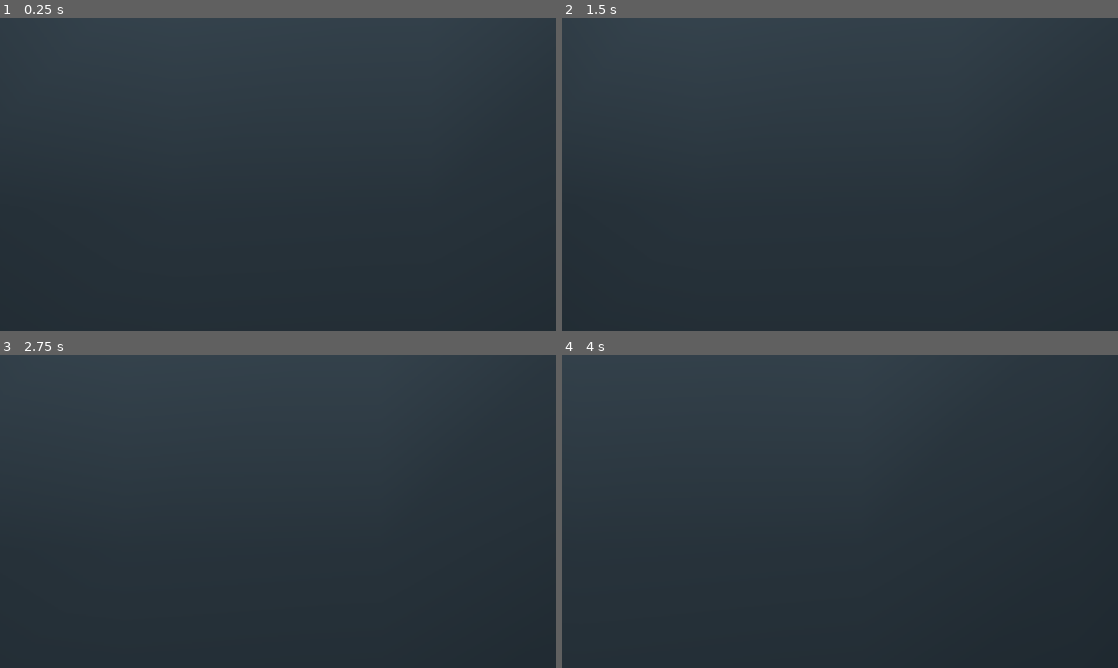
Above: before the commit, frames 1-4 (two rows, left to right).
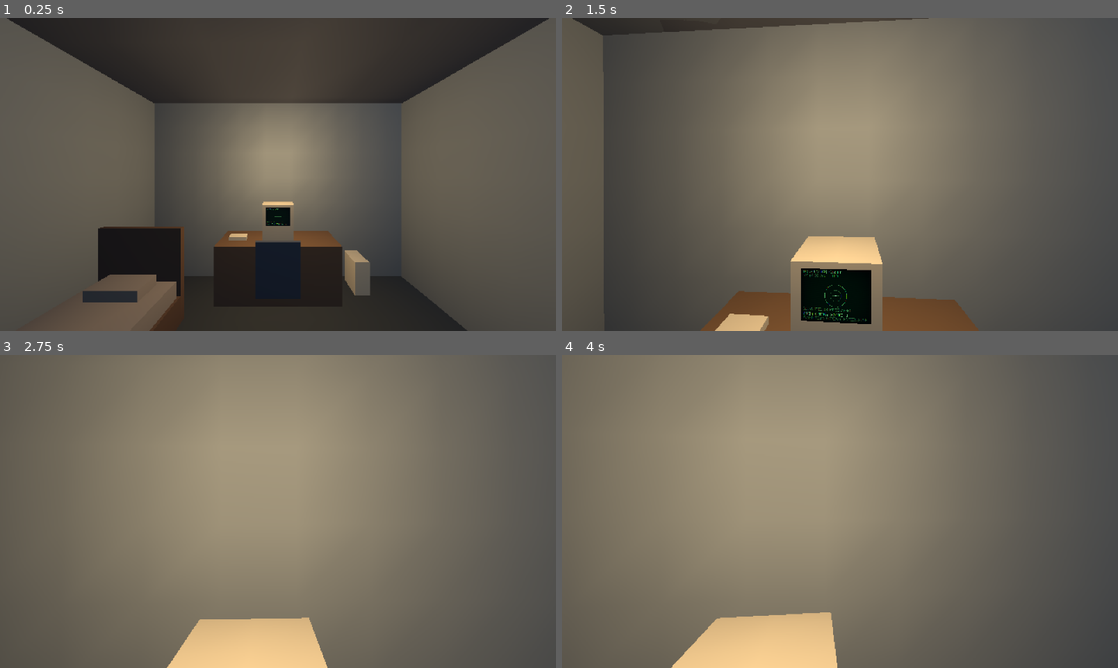
Above: after the commit, the same moments.

Repository: fcport/astrochills-gd-3d
Game: Godot game, scene res://main.tscn
The game is run twice, just before and just after one commit, with the same random seed, the same clock (stepped at 60 frames per second) and the same inputs.
Inputs (mouse positions are in pixels of both pictures, inside the frame that each line leads up to):
- Up to frame 1 (0.25 s): no input
- Up to frame 2 (1.5 s): tap Enter (imaging_start) at 0.5 s; move the mouse to (867, 174) at 0.52 s; hold Left (imaging_dec) 0.53-1.28 s; hold W (move_forward) from 0.53 s (still down); click (867, 174) at 0.67 s; move the mouse to (812, 174) at 1.27 s; tap Right (imaging_inc) at 1.35 s
- Up to frame 3 (2.75 s): keep holding W (move_forward); move the mouse to (289, 505) at 2.02 s; hold Down (imaging_next) from 2.03 s (still down)
- Up to frame 4 (4 s): keep holding W (move_forward); move the mouse to (834, 517) at 2.77 s; release Down (imaging_next) at 2.78 s; tap Up (imaging_prev) at 2.85 s; click (834, 517) at 2.92 s; tap Enter (imaging_start) at 3.5 s; move the mouse to (878, 514) at 3.52 s; hold Enter (imaging_start) from 3.53 s (still down)

The runs differ from the first frame. In frame 1, 84% of the frame differs, in the area x 0-100%, y 0-100%; in frame 2, 97%; in frame 3, 100%; in frame 4, 100%.

Commit message:
La cucina torna al suo posto, e il cielo si vede davvero
Tre azioni dovute della storia 3.1, chiuse guardando e misurando. La sessione che
l'ha scritta si e' fermata su «nessun binario Godot nell'ambiente» e ha consegnato
2.131 righe di scene validate solo staticamente: gli ExtResource risolvevano, i
load_steps tornavano, i nomi non collidevano. Tutte cose vere, e nessuna delle tre
che seguono.

LA CUCINA ERA DENTRO LA STANZA COMPUTER. La trasformata ruotava nel verso opposto:
mandava la x locale in +z e la z locale in -x, e la stanza finiva a x∈[-1.05, 2.25],
z∈[-2.58, 0.58] — sovrapposta quasi per intero alla stanza computer, con la propria
parete est che la tagliava in due fra il letto e la scrivania. Il commento sopra la
riga dichiarava gia' la scatola giusta: la geometria non ci arrivava.

  prima   x -1.05.. 2.25   z -2.58.. 0.58
  dopo    x  2.00.. 5.30   z -5.80..-2.65

Il verso giusto e' uno solo, e si legge dalle stanze: la cucina non ha parete ovest
(il varco e' tutta la parete locale -x, larga 3 m) e l'atrio non ha parete nord (il
buco e' largo 3 m). Combaciano se la x locale va in -z. Verificato camminando: da
fuori si entra dalla porta sud, si attraversa l'atrio e ci si ferma al piano della
cucina, senza barriere. Il tetto esterno, che si fermava dove finiva il nulla, la
segue.

IL CHIME ORA TACE DA FUORI, e la distanza non poteva farlo. Misurato: appena fuori
la porta si e' a 6,45 m dal suono e dietro l'edificio a 6,16, mentre il centro
della cupola sta a 7,81 e deve restare udibile. Nasce `world/indoors_volume.gd`: UN
volume che copre l'edificio, e il chime suona solo se il giocatore e' dentro. La
3.1 prescriveva il contrario — un'area che rileva chi e' FUORI — ma «fuori» e' tutto
il resto del mondo, e servirebbe una forma col buco dell'edificio dentro. Provato su
otto posizioni: otto giuste. Se il volume manca, il ripiego e' «dentro», cioe' il
suono si sente: un volume dimenticato non deve poter far sparire un suono in
silenzio.

LA NEBBIA SI MANGIAVA IL CIELO. `fog_sky_affect` vale 1.0 di default: la nebbia
sostituisce interamente il cielo. Cambiando i colori del cielo il pixel in alto non
si muoveva di un millesimo, perche' quello era il colore della nebbia. La fessura
della cupola mostrava nebbia — piu' chiara del cielo, piu' scura del tetto — quindi
si leggeva come una fascia SCURA: un'apertura che sembrava un'ombra. Con
`fog_sky_affect = 0.2` e i colori alzati finche' non hanno letto, la fessura e'
cielo e l'edificio si stacca dal fondo guardandolo dal prato. Interni invariati:
0.217 la stanza computer prima e dopo.

Cancello verde. Il banco della 3.2, che nessuno aveva potuto eseguire, gira pulito.

Diff:
--- /dev/null
+++ b/world/indoors_volume.gd
@@ -0,0 +1,47 @@
+## Il volume dell'EDIFICIO: dice se il giocatore è dentro o fuori.
+##
+## NASCE PER UNA CLAUSOLA CHE LA DISTANZA NON POTEVA SODDISFARE. La storia 3.1
+## chiede che il suono di fine sequenza sia ovattato dalla cucina, appena
+## percettibile dalla cupola e INUDIBILE da fuori. Ma il punto appena fuori la
+## porta sud sta a ~6,0 m dal chime e il centro della cupola a ~7,7: fuori è più
+## VICINO di un posto che deve restare udibile, e nessuna curva di attenuazione
+## può distinguerli. Serve sapere DOVE si è, non quanto si è lontani.
+##
+## PERCHÉ AL CONTRARIO DI COME SEMBRA NATURALE. La 3.1 prescriveva «un Area3D che
+## rileva il giocatore FUORI e ammutolisce il chime». Ma «fuori» è tutto il resto
+## del mondo: servirebbe un volume con dentro il buco dell'edificio, e una forma
+## convessa non lo sa fare — si finirebbe a incollare quattro o cinque scatole
+## intorno alla casa, ognuna da riallineare a ogni stanza nuova. Il volume
+## dell'EDIFICIO invece è UNA scatola, e la si legge dalle misure delle stanze.
+##
+## E IL RIPIEGO CADE DALLA PARTE GIUSTA. Se questo nodo manca, o se il giocatore
+## non si trova, chi interroga ottiene «dentro» — cioè il suono si sente, cioè
+## il comportamento che la 2.3 aveva prima che questa storia esistesse. Un volume
+## dimenticato non fa sparire un suono in silenzio.
+class_name IndoorsVolume
+extends Area3D
+
+## Chi ha bisogno del volume lo trova per GRUPPO, mai per percorso di nodo: stessa
+## regola del monitor e del letto, e per la stessa ragione.
+const GROUP := &"indoors"
+
+
+func _ready() -> void:
+	add_to_group(GROUP)
+	# SOLO IL GIOCATORE. Senza la maschera l'area si sveglierebbe per ogni parete e
+	# ogni mobile che la attraversano — sono tutti `StaticBody3D` sul layer del
+	# mondo — e `overlaps_body()` direbbe «c'è qualcuno dentro» sempre.
+	collision_mask = Interactable.LAYER_PLAYER
+	# L'area non deve essere TROVATA da nessuno: non è un bersaglio, è una domanda.
+	collision_layer = 0
+	monitoring = true
+
+
+## Il volume della scena, o `null` se non ce n'è.
+static func find_in(tree: SceneTree) -> IndoorsVolume:
+	return tree.get_first_node_in_group(GROUP) as IndoorsVolume
+
+
+## Vero se quel corpo è dentro l'edificio.
+func holds(body: Node3D) -> bool:
+	return body != null and overlaps_body(body)
--- a/world/observatory.tscn
+++ b/world/observatory.tscn
@@ -44,6 +44,7 @@
 [ext_resource type="PackedScene" path="res://world/rooms/dome.tscn" id="7_dome"]
 [ext_resource type="PackedScene" path="res://world/rooms/exterior.tscn" id="8_exterior"]
 [ext_resource type="Shader" path="res://world/shaders/ps1.gdshader" id="9_ps1"]
+[ext_resource type="Script" path="res://world/indoors_volume.gd" id="10_indoors"]
 
 ; UN SOLO WorldEnvironment, condiviso dentro e fuori (invariante di architettura).
 ;
@@ -63,13 +64,31 @@
 ;
 ; Tarato guardando DA DENTRO E DA FUORI, non stimato: se un giorno stona, si ritocca
 ; densita' e colore qui, in un punto solo.
+[sub_resource type="BoxShape3D" id="ShapeIndoors"]
+size = Vector3(12.21, 3.0, 8.45)
+
+; IL CIELO E LA NEBBIA, tarati GUARDANDO il 2026-08-24 — non stimati, che è ciò
+; che l'AC della 3.1 chiedeva e che la sessione senza Godot non poteva fare.
+;
+; `fog_sky_affect = 0.2`, E QUESTA RIGA È LA CORREZIONE. Il valore di default e'
+; 1.0: la nebbia sostituisce INTERAMENTE il cielo, che a quel punto non conta più
+; niente. Misurato: col cielo vecchio il pixel in alto valeva (0.122, 0.149, 0.216)
+; e cambiando i colori del cielo non si muoveva di un millesimo — perche' quello
+; era il colore della NEBBIA, non del cielo. La fessura della cupola mostrava
+; nebbia, e siccome la nebbia è più chiara del cielo ma più scura del tetto, la
+; fessura si leggeva come una fascia SCURA: un'apertura che sembrava un'ombra.
+;
+; I colori del cielo sono poi saliti finche' la fessura non ha letto come cielo e
+; l'edificio non si è staccato dal fondo guardandolo dal prato. Interni invariati
+; (`ambient_light_source = 2` prende il colore, non il cielo): misurati prima e
+; dopo, 0.217 la stanza computer, 0.210 la cucina.
 [sub_resource type="ProceduralSkyMaterial" id="SkyNight"]
-sky_top_color = Color(0.02, 0.03, 0.06, 1)
-sky_horizon_color = Color(0.05, 0.07, 0.1, 1)
+sky_top_color = Color(0.16, 0.22, 0.42, 1)
+sky_horizon_color = Color(0.20, 0.26, 0.44, 1)
 sky_curve = 0.15
 ground_bottom_color = Color(0.02, 0.025, 0.03, 1)
 ground_horizon_color = Color(0.04, 0.05, 0.07, 1)
-energy_multiplier = 0.6
+energy_multiplier = 1.0
 
 [sub_resource type="Sky" id="SkyObs"]
 sky_material = SubResource("SkyNight")
@@ -84,6 +103,7 @@
 fog_light_color = Color(0.16, 0.2, 0.28, 1)
 fog_light_energy = 0.6
 fog_density = 0.035
+fog_sky_affect = 0.2
 
 ; --- Materiali dell'atrio (condivisi, come nella stanza computer) ---
 [sub_resource type="ShaderMaterial" id="MatFloorA"]
@@ -250,11 +270,30 @@
 light_energy = 0.8
 omni_range = 6.0
 
-; --- Le stanze istanziate ---
-; Cucina: a nord dell'atrio, ruotata +90° cosi' che la sua apertura (locale −x)
-; guardi a sud, verso l'atrio. Interno mondo x∈[2,1, 5,1], z∈[−5,58, −2,58].
+; LA CUCINA STA A NORD DELL'ATRIO, e la rotazione e' quella che lo rende vero.
+;
+; DIFETTO CORRETTO IL 2026-08-24. La trasformata precedente
+; — `Transform3D(0, 0, -1, 0, 1, 0, 1, 0, 0, 2.1, 0, -2.575)` — ruotava nel verso
+; opposto: mandava la x locale in +z e la z locale in -x, e la cucina finiva a
+; x∈[-1.05, 2.25], z∈[-2.58, 0.58], cioe' DENTRO la stanza computer. La sua parete
+; est tagliava la stanza in due fra il letto e la scrivania. Il commento che stava
+; qui dichiarava gia' la scatola giusta (x∈[2.1, 5.1], z∈[-5.58, -2.58]): la
+; geometria non ci arrivava, e nessuno l'aveva guardata — la storia si e' chiusa
+; con «nessun binario Godot nell'ambiente», quindi validata solo staticamente. Che
+; due stanze non si compenetrino non e' una proprieta' del file .tscn: e' una
+; proprieta' dello SPAZIO, e per vederla bisogna moltiplicare le trasformate.
+;
+; PERCHE' PROPRIO QUESTA. La cucina non ha parete ovest: il varco e' tutta la
+; parete locale -x, larga 3 m. L'atrio non ha parete nord: il buco e' largo 3 m.
+; Combaciano in un modo solo — la x locale deve andare in -z (quindi
+; x_axis = (0,0,-1)) e la z locale in +x. Con origine (2.15, 0, -2.65):
+;
+;   mondo x = 2.15 + z_locale  ->  x∈[2.00, 5.30]  = le pareti esterne dell'atrio
+;   mondo z = -2.65 - x_locale ->  z∈[-5.80, -2.65] = a nord, a contatto
+;
+; Misurato dopo la correzione, non stimato.
 [node name="Kitchen" parent="." instance=ExtResource("6_kitchen")]
-transform = Transform3D(0, 0, -1, 0, 1, 0, 1, 0, 0, 2.1, 0, -2.575)
+transform = Transform3D(0, 0, 1, 0, 1, 0, -1, 0, 0, 2.15, 0, -2.65)
 
 ; Cupola: a est, apertura (locale −x) verso l'atrio. Centro a x=7,46.
 [node name="Dome" parent="." instance=ExtResource("7_dome")]
@@ -284,3 +323,21 @@
 ; oltre un metro di passaggio prima della sedia, che sta sull'asse.
 [node name="Bed" parent="." instance=ExtResource("5_bed")]
 transform = Transform3D(1, 0, 0, 0, 1, 0, 0, 0, 1, -1.54, 0, -0.5)
+
+; IL VOLUME DELL'EDIFICIO, e le sue misure non sono scelte: sono LETTE dalle stanze.
+;
+;   x  da -2,15 (parete ovest della stanza computer) a 10,06 (bordo est della cupola)
+;   z  da -5,80 (fondo della cucina)                 a  2,65 (parete sud dell'atrio)
+;
+; larghezza 12,21, profondità 8,45, centro (3,955 · -1,575). L'altezza è 3,0 e
+; parte da terra: copre il giocatore, non il tetto della cupola — chi cammina sta
+; fra 0 e 1,8 m, e alzare il volume servirebbe solo a farlo intersecare col cielo.
+;
+; Chi lo interroga e perché: `world/sequence_chime.gd`. Il suo `holds()` risponde
+; alla sola domanda che la distanza non sapeva risolvere — dentro o fuori.
+[node name="Indoors" type="Area3D" parent="."]
+transform = Transform3D(1, 0, 0, 0, 1, 0, 0, 0, 1, 3.955, 1.5, -1.575)
+script = ExtResource("10_indoors")
+
+[node name="Shape" type="CollisionShape3D" parent="Indoors"]
+shape = SubResource("ShapeIndoors")
--- a/world/rooms/exterior.tscn
+++ b/world/rooms/exterior.tscn
@@ -79,7 +79,7 @@
 height = 5.0
 
 [sub_resource type="BoxMesh" id="BoxRoof"]
-size = Vector3(7.7, 0.3, 5.5)
+size = Vector3(7.7, 0.3, 8.7)
 subdivide_width = 8
 subdivide_height = 1
 subdivide_depth = 6
@@ -115,10 +115,15 @@
 material_override = SubResource("MatDirt")
 mesh = SubResource("BoxPath")
 
-; I TETTI: profilo dell'edificio contro il cielo sopra l'atrio (le stanze hanno gia'
-; il proprio soffitto). Segnaposto.
+; I TETTI: profilo dell'edificio contro il cielo (le stanze hanno gia' il proprio
+; soffitto). Segnaposto.
+;
+; ALLUNGATO A NORD IL 2026-08-24, insieme alla correzione della cucina: si fermava
+; a z = -2,75 perche' la cucina era finita dentro la stanza computer e da fuori non
+; c'era niente da coprire. Adesso la cucina sta davvero a nord (z fino a -5,80) e il
+; tetto la segue: z∈[-5,95, 2,75], profondita' 8,7.
 [node name="RoofBuilding" type="MeshInstance3D" parent="."]
-transform = Transform3D(1, 0, 0, 0, 1, 0, 0, 0, 1, 1.5, 2.95, 0.0)
+transform = Transform3D(1, 0, 0, 0, 1, 0, 0, 0, 1, 1.5, 2.95, -1.6)
 material_override = SubResource("MatRoof")
 mesh = SubResource("BoxRoof")
 
--- a/world/sequence_chime.gd
+++ b/world/sequence_chime.gd
@@ -25,4 +25,26 @@
 	# segnale con la propria chiave, e passano di qui senza svegliare il tono.
 	if key != &"imaging":
 		return
+	# DA FUORI NON SI SENTE (storia 3.1), e la distanza da sola non poteva dirlo:
+	# appena fuori la porta sud si è a ~6,0 m da qui, il centro della cupola a ~7,7
+	# — cioè fuori è più VICINO di un posto che deve restare udibile. Serviva sapere
+	# DOVE si è, e lo dice `IndoorsVolume`.
+	if not _player_indoors():
+		return
 	play()
+
+
+## Vero se il giocatore è dentro l'edificio — e vero anche quando la risposta non
+## si può dare.
+##
+## IL RIPIEGO CADE DALLA PARTE GIUSTA. Volume assente, giocatore non trovato, scena
+## montata a metà: si torna «dentro», cioè il suono si sente, cioè esattamente il
+## comportamento che questo nodo aveva prima della 3.1. Un volume dimenticato non
+## deve poter far sparire un suono in silenzio — e il silenzio è il guasto più
+## difficile da notare che esista.
+func _player_indoors() -> bool:
+	var volume := IndoorsVolume.find_in(get_tree())
+	var player := Player.find_in(get_tree())
+	if volume == null or player == null:
+		return true
+	return volume.holds(player)
Not shown, added: world/indoors_volume.gd.uid
Not shown: 1 places in world/observatory.tscn that only renumber resources
